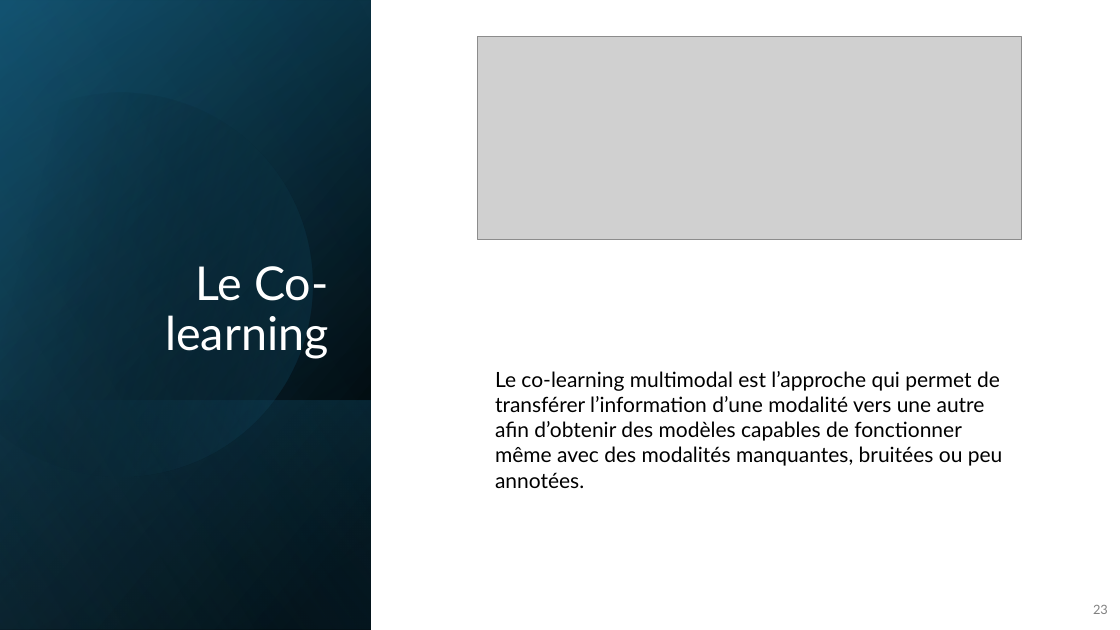
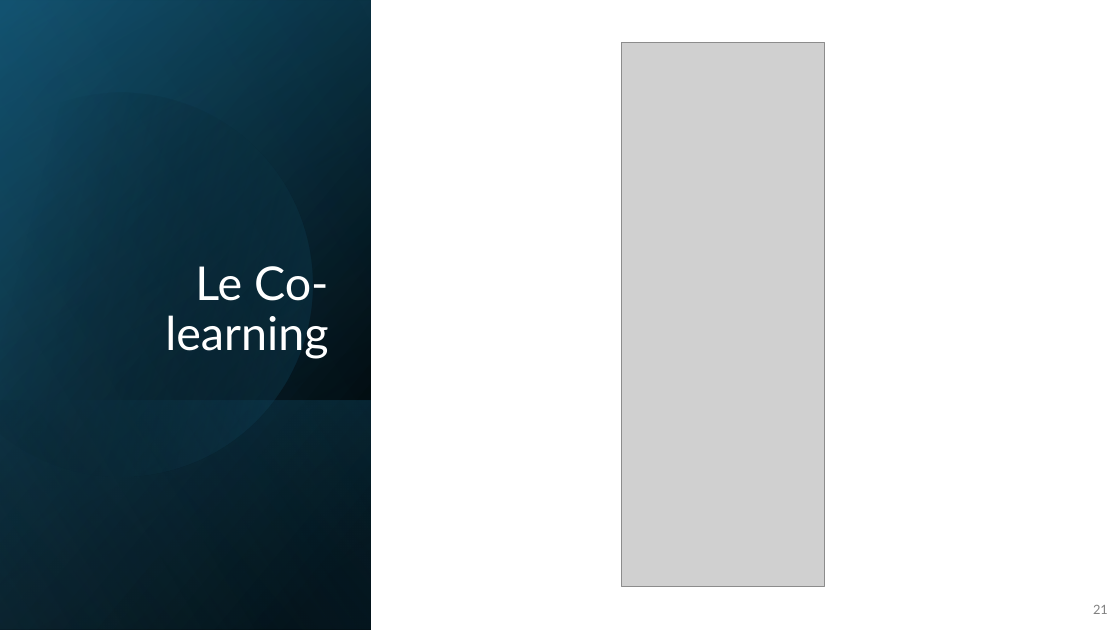
Before and after one commit to IzowRM/Stage-Cetic, a slide deck: slide 21 of Doc Slide/Presentation_du_27_01.pptx (slide 23 before the commit). Drawn at 1120x630 pixels with LibreOffice and Linux fonts; fonts in the diff are those of the drawing; grey boxes stand for pictures. Boxes give left, top, right and bottom in pixels: in the first picture for what was removed or moved away, otherwise in the second. Text is boxed around its words. In the diff, an @@ line names an element or a change of style, - is before the commit and + after.

```diff
--- a/Doc Slide/Presentation_du_27_01.pptx
+++ b/Doc Slide/Presentation_du_27_01.pptx
@@ picture at (622,42,825,586): rotation 90 to 0 degrees @@
@@ text removed at (495,371,1003,488) @@
-Le co-learning multimodal est l’approche qui permet de transférer l’information d’une modalité vers une autre afin d’obtenir des modèles capables de fonctionner même avec des modalités manquantes, bruitées ou peu annotées.
@@ page number at (1093,605,1108,614): text changed @@
-23
+21
```
Also in this commit, not shown: 8 other slides changed, 3 slides added, 6 slides removed, 5 other files.
